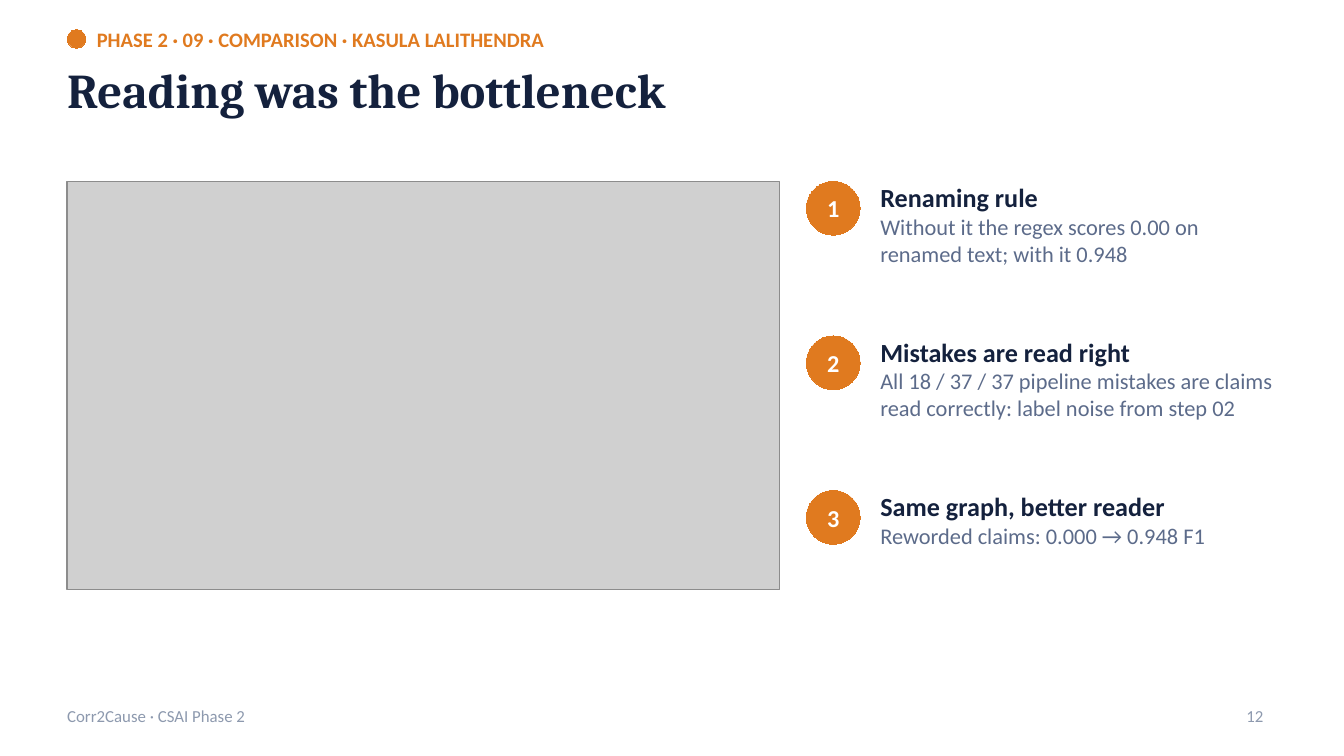
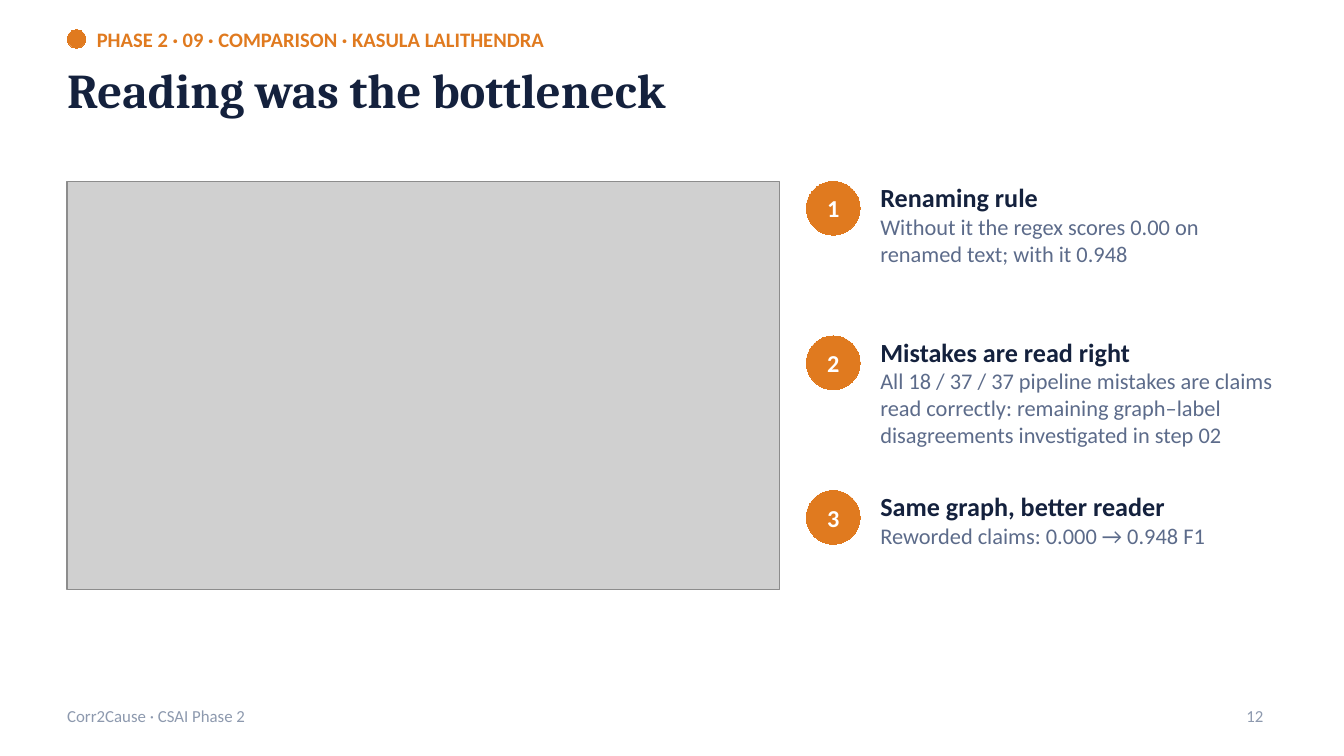
Before and after one commit to Dhanvin1520/Neuro-Symbolic-Causal-Inference-project, a slide deck: slide 12 of report/phase2_presentation.pptx. Drawn at 1344x756 pixels with LibreOffice and Linux fonts; fonts in the diff are those of the drawing; grey boxes stand for pictures. Boxes give left, top, right and bottom in pixels: in the first picture for what was removed or moved away, otherwise in the second. Text is boxed around its words. In the diff, an @@ line names an element or a change of style, - is before the commit and + after.

Commit message:
clarify review, simulation and baseline wording in phase 2 deck and report

```diff
--- a/report/phase2_presentation.pptx
+++ b/report/phase2_presentation.pptx
@@ text at (x1=880, y1=373, x2=1272, y2=447): text changed @@
-All 18 / 37 / 37 pipeline mistakes are claims read correctly: label noise from step 02
+All 18 / 37 / 37 pipeline mistakes are claims read correctly: remaining graph–label disagreements investigated in step 02
```
Also in this commit, not shown: 8 other slides changed, 2 other files.
